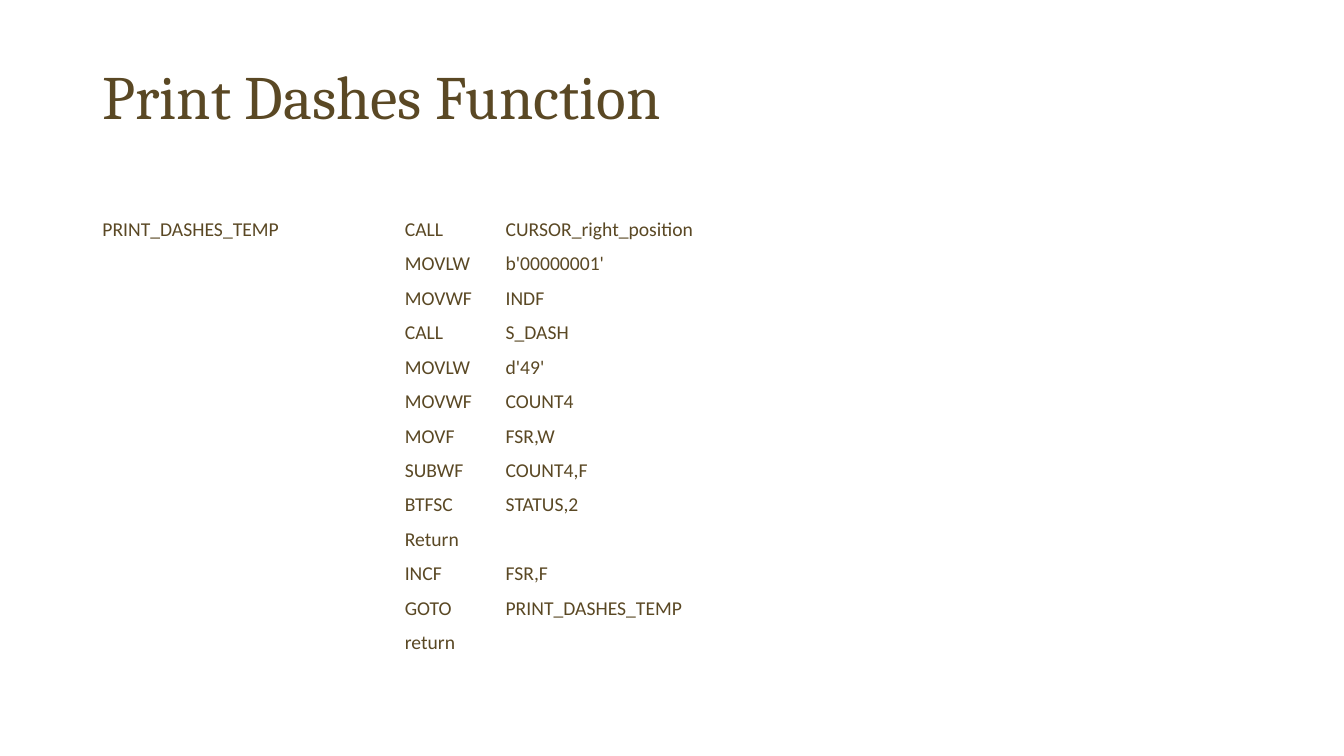
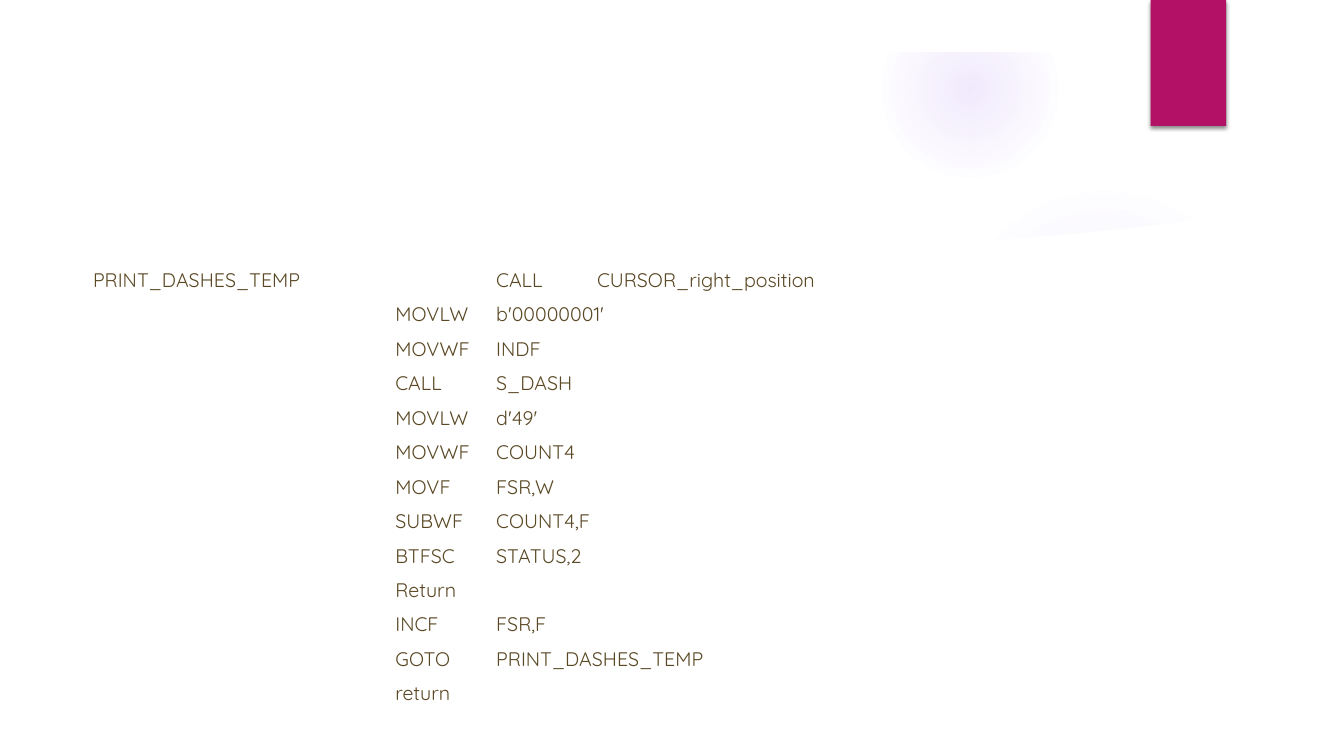
Before and after one commit to marwanj/Assembly-Language, a slide deck: slide 31 of Group_42_powerpoint.pptx. Drawn at 1344x756 pixels with LibreOffice and Linux fonts; fonts in the diff are those of the drawing; background and template pictures are left out. Boxes give left, top, right and bottom in pixels: in the first picture for what was removed or moved away, otherwise in the second. Text is boxed around its words. In the diff, an @@ line names an element or a change of style, - is before the commit and + after.

```diff
--- a/Group_42_powerpoint.pptx
+++ b/Group_42_powerpoint.pptx
@@ group added at (0, 0, 1344, 756): 2 ellipses, 2 freeform shapes @@
@@ rectangle added at (1150, 0, 1226, 126), fill #B31166 @@
@@ text "Print Dashes Function": place and size @@
-text "Print Dashes Function" at (102, 76, 660, 120)
+text "Print Dashes Function" at (83, 94, 1153, 214)
@@ text "Print Dashes Function" at (83, 94, 1153, 214): text colour #5A4824 to #FFFFFF; alignment left to centre @@
@@ text "PRINT_DASHES_TEMP CALL CURSOR_right_position": place and size @@
-text "PRINT_DASHES_TEMP CALL CURSOR_right_position" at (102, 222, 693, 649)
+text "PRINT_DASHES_TEMP CALL CURSOR_right_position" at (93, 272, 815, 700)
@@ text "PRINT_DASHES_TEMP CALL CURSOR_right_position" at (93, 272, 815, 700): font Calibri to Quicksand @@
```
Also in this commit, not shown: 39 other slides changed, 1 slide removed.
